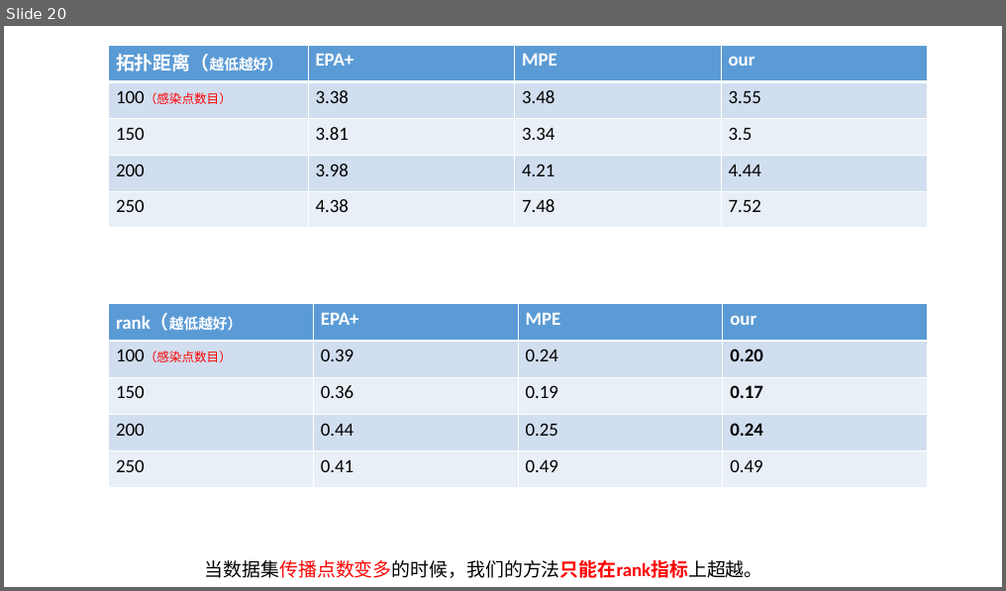
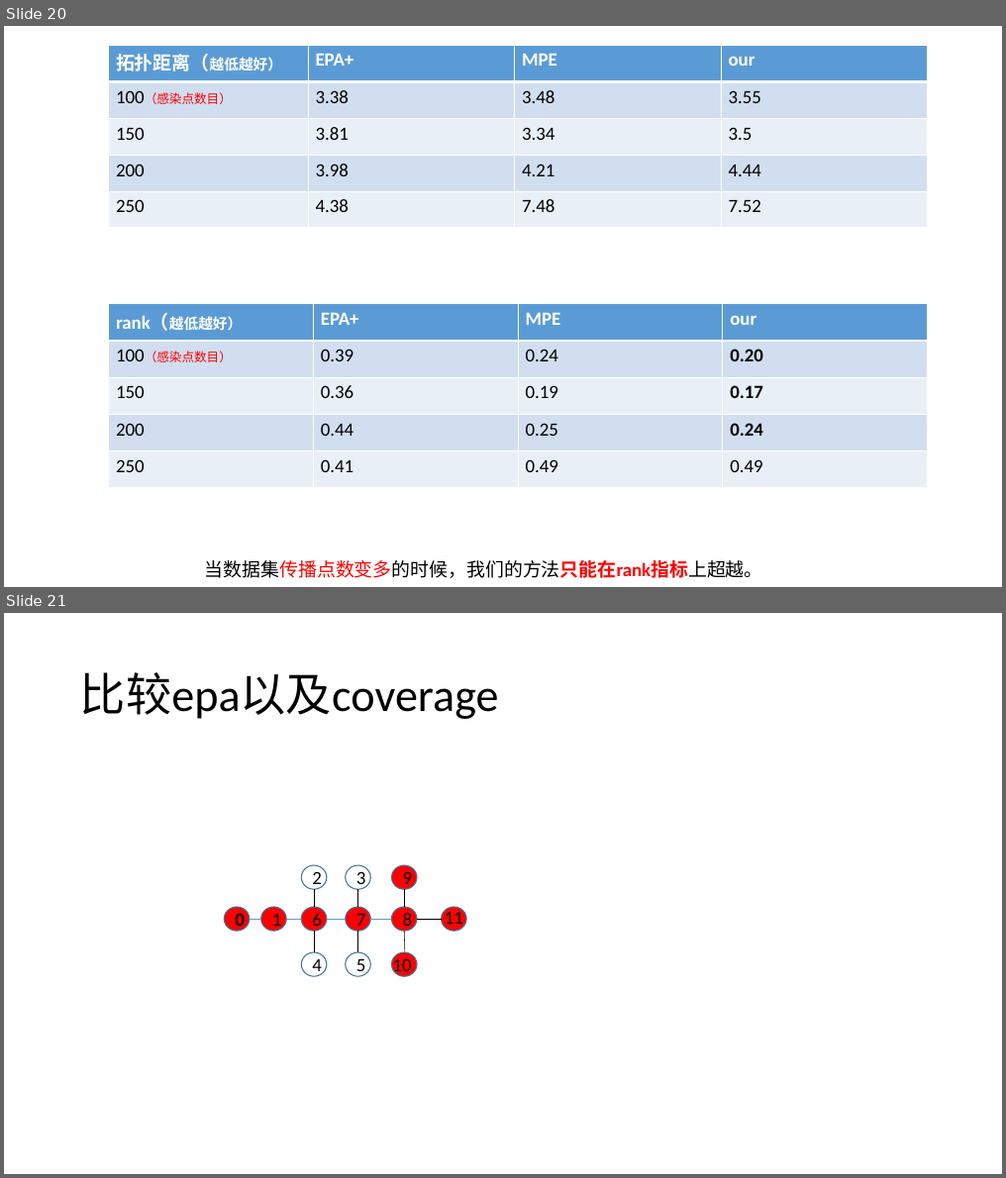
Before and after one commit to 15779235038/mypaper, a slide deck: jarden_center/research-master/research-master/SourceDetection/data/汇报1-3.pptx. Shown one above the other, each under a label of ours: slide 20 before the commit, slides 20 and 21 after it. The pictures are 1006x591 and 1006x1178 pixels, drawn with LibreOffice and Linux fonts; fonts in the diff are those of the drawing. Boxes give left, top, right and bottom in pixels: in the first picture for what was removed or moved away, otherwise in the second. Text is boxed around its words. In the diff, an @@ line names an element or a change of style, - is before the commit and + after.

```diff
--- a/jarden_center/research-master/research-master/SourceDetection/data/汇报1-3.pptx
+++ b/jarden_center/research-master/research-master/SourceDetection/data/汇报1-3.pptx
@@ slide 21 added at (4,613,1002,1174), background #FFFFFF @@
@@ title added at (80,672,499,719), 44 pt, text #000000 @@
+比较epa以及coverage
@@ ellipse added at (301,865,327,889), fill #FFFFFF, outline #43739E 1 pt, 18 pt, text #000000 @@
+2
@@ ellipse added at (346,865,371,889), fill #FFFFFF, outline #43739E 1 pt, 18 pt, text #000000 @@
+3
@@ ellipse added at (392,865,417,889), fill #FF0000, outline #43739E 1 pt, 18 pt, text #000000 @@
+9
@@ ellipse added at (224,907,250,931), fill #FF0000, outline #43739E 1 pt, 18 pt, text #000000, bold @@
+0
@@ ellipse added at (260,907,286,931), fill #FF0000, outline #43739E 1 pt, 18 pt, text #000000 @@
+1
@@ ellipse added at (301,907,327,931), fill #FF0000, outline #43739E 1 pt, 18 pt, text #000000 @@
+6
@@ line added from (314, 889) to (314, 907), #000000 0.5 pt @@
@@ ellipse added at (346,907,371,931), fill #FF0000, outline #43739E 1 pt, 18 pt, text #000000 @@
+7
@@ line added from (358, 889) to (358, 907), #000000 0.5 pt @@
@@ ellipse added at (392,907,417,931), fill #FF0000, outline #43739E 1 pt, 18 pt, text #000000 @@
+8
@@ line added from (405, 889) to (405, 907), #000000 0.5 pt @@
@@ ellipse added at (442,907,466,931), fill #FF0000, outline #43739E 1 pt @@
@@ text added at (445,909,463,930), 18 pt, text #000000 @@
+11
@@ line added from (250, 919) to (260, 919), #5B9BD5 0.5 pt @@
@@ line added from (286, 919) to (301, 919), #5B9BD5 0.5 pt @@
@@ line added from (314, 931) to (314, 953), #000000 0.5 pt @@
@@ line added from (327, 919) to (346, 919), #5B9BD5 0.5 pt @@
@@ line added from (358, 931) to (358, 953), #000000 0.5 pt @@
@@ line added from (371, 919) to (392, 919), #5B9BD5 0.5 pt @@
@@ line added from (405, 931) to (405, 953), #000000 0.5 pt @@
@@ line added from (417, 919) to (442, 919), #000000 0.5 pt @@
@@ ellipse added at (301,953,327,977), fill #FFFFFF, outline #43739E 1 pt, 18 pt, text #000000 @@
+4
@@ ellipse added at (346,953,371,977), fill #FFFFFF, outline #43739E 1 pt, 18 pt, text #000000 @@
+5
@@ ellipse added at (392,953,417,977), fill #FF0000, outline #43739E 1 pt @@
@@ text added at (393,956,412,976), 18 pt, text #000000 @@
+10
```
Also in this commit, not shown: 1 other slide added, 2 other files.
